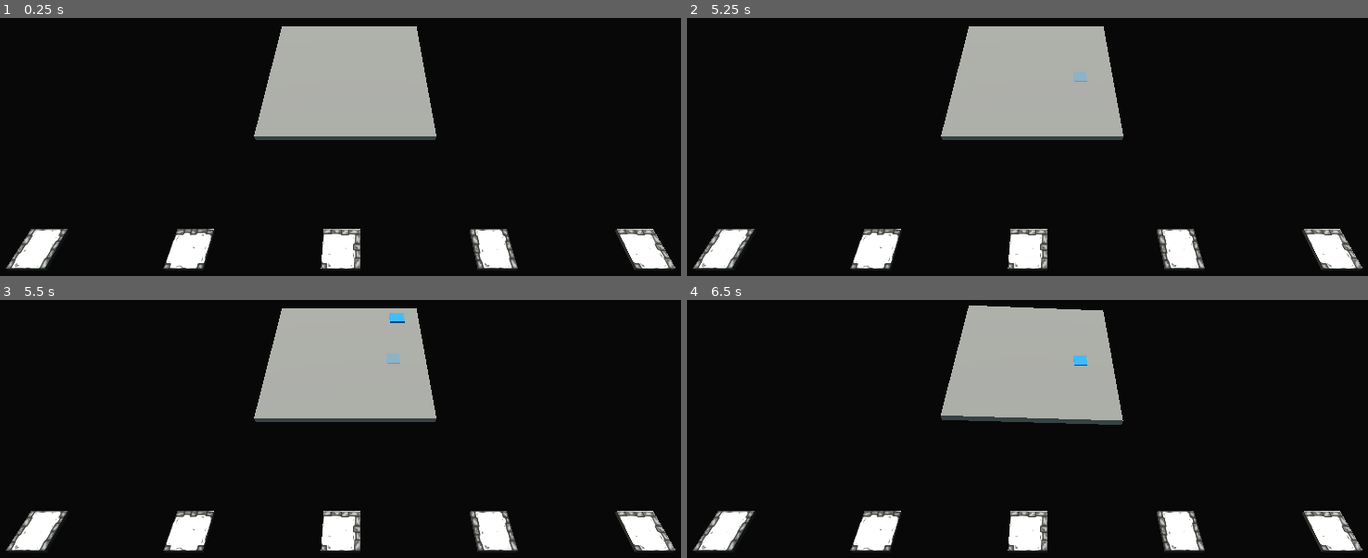
Above: before the commit, frames 1-4 (two rows, left to right).
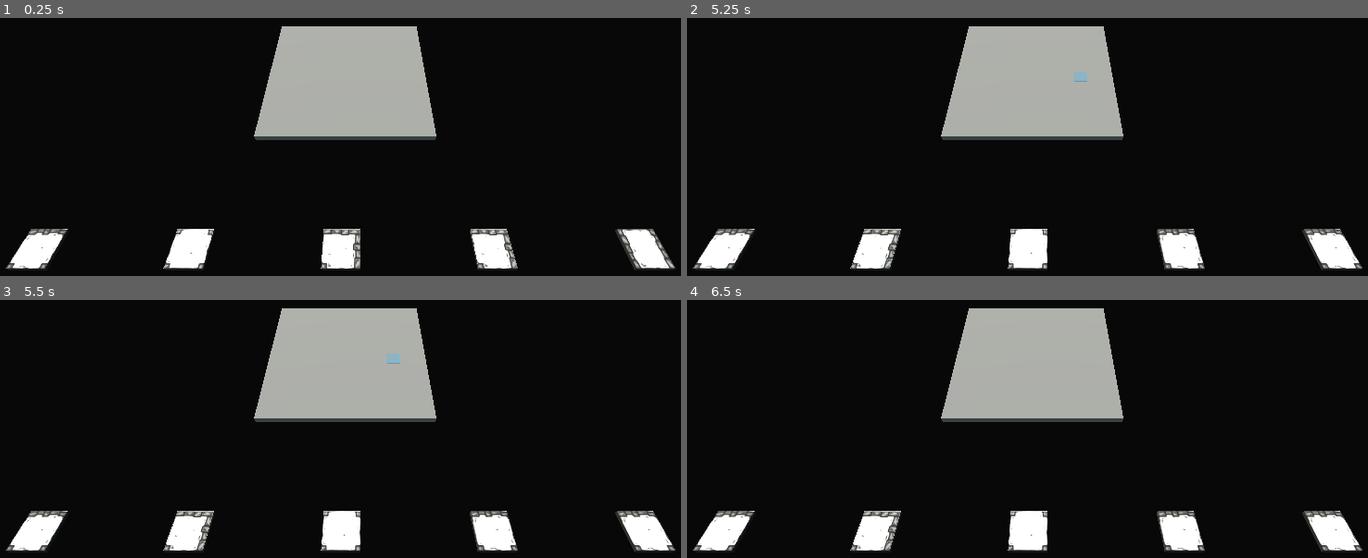
Above: after the commit, the same moments.

Repository: Cybierre-Koffee-Studio/GameOff2023
Game: Godot game, scene res://scenes/main.tscn
The game is run twice, just before and just after one commit, with the same random seed, the same clock (stepped at 60 frames per second) and the same inputs.
Inputs (mouse positions are in pixels of both pictures, inside the frame that each line leads up to):
- Up to frame 1 (0.25 s): no input
- Up to frame 2 (5.25 s): tap Enter at 0.5, 2, 3.5 s; move the mouse to (1211, 56) at 0.52 s; click (1211, 56) at 0.67 s; tap Space at 1.25, 2.75, 4.25 s; move the mouse to (898, 97) at 1.27 s; click (898, 97) at 1.42 s; move the mouse to (outside the picture) at 2.02 s; click (outside the picture) at 2.17 s; move the mouse to (1007, 162) at 2.77 s; click (1007, 162) at 2.92 s; move the mouse to (1272, 139) at 3.52 s; click (1272, 139) at 3.67 s; move the mouse to (outside the picture) at 4.27 s; click (outside the picture) at 4.42 s; move the mouse to (1081, 77) at 5.02 s; click (1081, 77) at 5.17 s
- Up to frame 3 (5.5 s): no input
- Up to frame 4 (6.5 s): move the mouse to (outside the picture) at 5.77 s; click (outside the picture) at 5.92 s

The runs differ from the first frame. In frame 1, 1.1% of the frame differs, in the area x 0-100%, y 81-98%; in frame 2, 1.4%; in frame 3, 1.5%; in frame 4, 2.0%, in the area x 0-100%, y 2-98%.
Error after the commit: Invalid assignment of property or key 'position' with value of type 'Vector3' on a base object of type 'Nil'. (res://scenes/plateau/plateau.gd:26)

Commit message:
Placement des tuiles depuis la main sur le plateau

Diff:
--- a/godot/project.godot
+++ b/godot/project.godot
@@ -15,6 +15,10 @@
 config/features=PackedStringArray("4.1", "GL Compatibility")
 config/icon="res://icon.svg"
 
+[autoload]
+
+GlobalVars="*res://scenes/global/global_vars.gd"
+
 [display]
 
 window/size/viewport_width=1280
--- /dev/null
+++ b/godot/scenes/global/global_vars.gd
@@ -0,0 +1,4 @@
+extends Node
+
+var selected_tile : Tile = null
+var hand_size = 5
--- a/godot/scenes/hand/hand.gd
+++ b/godot/scenes/hand/hand.gd
@@ -7,12 +7,14 @@
 const tile_template_straight = preload("res://scenes/tiles/tile_straight.tscn")
 
 const possible_tiles : Array[PackedScene] = [tile_template_center, tile_template_corner, tile_template_corridor, tile_template_straight]
+var current_hand : Array[Tile]  = []
 
-@onready var hand : Array[Node3D] = [$Tile1, $Tile2, $Tile3, $Tile4, $Tile5]
+@onready var tile_markers : Array[Node3D] = [$Tile1, $Tile2, $Tile3, $Tile4, $Tile5]
 
 # Called when the node enters the scene tree for the first time.
 func _ready():
-    deal_hand(5)
+    deal_hand(GlobalVars.hand_size)
+
     pass # Replace with function body.
 
 # Called every frame. 'delta' is the elapsed time since the previous frame.
@@ -20,12 +22,23 @@
     pass
 
 func deal_hand(nb_tiles):
-    for t in hand:
+    for t in range(nb_tiles):
         var tile = possible_tiles.pick_random().instantiate()
+        tile.connect("select_tile", on_select_tile)
         #var tile = tile_empty.instantiate()
-        tile.position = t.position
+        tile.position = tile_markers[t].position
+        current_hand.append(tile)
         add_child(tile)
     pass
 
-func select_tile():
+func on_select_tile(tile):
+    GlobalVars.selected_tile = tile
     pass
+
+func on_tile_placed(tile):
+    current_hand.erase(tile)
+    remove_child(tile)
+    for t in current_hand :
+        current_hand.erase(t)
+        t.queue_free()
+    deal_hand(GlobalVars.hand_size)
--- /dev/null
+++ b/godot/scenes/main.gd
@@ -0,0 +1,11 @@
+extends Node3D
+
+
+# Called when the node enters the scene tree for the first time.
+func _ready():
+    $Plateau.connect("tile_placed", $Hand.on_tile_placed)
+    pass # Replace with function body.
+
+# Called every frame. 'delta' is the elapsed time since the previous frame.
+func _process(delta):
+    pass
--- a/godot/scenes/main.tscn
+++ b/godot/scenes/main.tscn
@@ -1,5 +1,6 @@
-[gd_scene load_steps=4 format=3 uid="uid://4tdtu246g70a"]
+[gd_scene load_steps=5 format=3 uid="uid://4tdtu246g70a"]
 
+[ext_resource type="Script" path="res://scenes/main.gd" id="1_mync3"]
 [ext_resource type="PackedScene" uid="uid://dcwawxg5537wa" path="res://scenes/plateau/plateau.tscn" id="2_8jvwn"]
 [ext_resource type="PackedScene" uid="uid://0737woac8q3q" path="res://scenes/hand/hand.tscn" id="2_cdqrf"]
 
@@ -8,6 +9,7 @@
 background_color = Color(0.0313726, 0.0313726, 0.0313726, 1)
 
 [node name="Main" type="Node3D"]
+script = ExtResource("1_mync3")
 
 [node name="Camera3D" type="Camera3D" parent="."]
 transform = Transform3D(1, 0, 0, 0, 0.707107, 0.707107, 0, -0.707107, 0.707107, 1, 20, 20.097)
@@ -23,7 +25,7 @@
 transform = Transform3D(0.524519, -0.664061, 0.532825, 0.353553, 0.739199, 0.573223, -0.774519, -0.112285, 0.622505, 15.712, 11.9861, 5.79846)
 light_color = Color(0.72549, 0.858824, 0.886275, 1)
 
-[node name="Plateau2" parent="." instance=ExtResource("2_8jvwn")]
+[node name="Plateau" parent="." instance=ExtResource("2_8jvwn")]
 
-[node name="hand" parent="." instance=ExtResource("2_cdqrf")]
+[node name="Hand" parent="." instance=ExtResource("2_cdqrf")]
 transform = Transform3D(1, 0, 0, 0, 1, 0, 0, 0, 1, -16, 0, 16)
--- a/godot/scenes/plateau/plateau.gd
+++ b/godot/scenes/plateau/plateau.gd
@@ -1,4 +1,6 @@
 extends Node3D
+
+signal tile_placed
 
 var sceneEmplacementTuile = load("res://scenes/plateau/emplacement_tuile.tscn")
 var sceneTuile = load("res://scenes/plateau/tuile.tscn")
@@ -19,7 +21,8 @@
     pass
 
 func on_add_tile(src):
-    var tuile = sceneTuile.instantiate()
+    var tuile = GlobalVars.selected_tile
+    emit_signal("tile_placed", tuile)
     tuile.position = src.position
     tuile.position.y = 50
     add_child(tuile)
--- a/godot/scenes/tiles/tile_center.tscn
+++ b/godot/scenes/tiles/tile_center.tscn
@@ -1,5 +1,20 @@
-[gd_scene load_steps=2 format=3 uid="uid://dab0prlwfuxlb"]
+[gd_scene load_steps=4 format=3 uid="uid://dab0prlwfuxlb"]
 
-[ext_resource type="PackedScene" uid="uid://hx7w45hicq7f" path="res://models/tiles/center/tile_center.glb" id="1_bitt6"]
+[ext_resource type="PackedScene" uid="uid://hx7w45hicq7f" path="res://models/tiles/center/tile_center.glb" id="1_rb3ex"]
+[ext_resource type="Script" path="res://scenes/tiles/tiles.gd" id="2_k7g07"]
 
-[node name="tile_center" instance=ExtResource("1_bitt6")]
+[sub_resource type="BoxShape3D" id="BoxShape3D_o0mh7"]
+size = Vector3(2, 0.2, 2)
+
+[node name="tile_center" instance=ExtResource("1_rb3ex")]
+script = ExtResource("2_k7g07")
+
+[node name="Area3D" type="Area3D" parent="." index="1"]
+
+[node name="CollisionShape3D" type="CollisionShape3D" parent="Area3D" index="0"]
+transform = Transform3D(1, 0, 0, 0, 1, 0, 0, 0, 1, 0, 0.1, 0)
+shape = SubResource("BoxShape3D_o0mh7")
+
+[connection signal="input_event" from="Area3D" to="." method="_on_area_3d_input_event"]
+[connection signal="mouse_entered" from="Area3D" to="." method="_on_area_3d_mouse_entered"]
+[connection signal="mouse_exited" from="Area3D" to="." method="_on_area_3d_mouse_exited"]
--- a/godot/scenes/tiles/tile_corner.tscn
+++ b/godot/scenes/tiles/tile_corner.tscn
@@ -1,5 +1,20 @@
-[gd_scene load_steps=2 format=3 uid="uid://kfa4865hkf1p"]
+[gd_scene load_steps=4 format=3 uid="uid://kfa4865hkf1p"]
 
-[ext_resource type="PackedScene" uid="uid://8pomoi4omin2" path="res://models/tiles/corner/tile_corner.glb" id="1_g4ksh"]
+[ext_resource type="PackedScene" uid="uid://8pomoi4omin2" path="res://models/tiles/corner/tile_corner.glb" id="1_lvpyk"]
+[ext_resource type="Script" path="res://scenes/tiles/tiles.gd" id="2_x8n0p"]
 
-[node name="tile_corner" instance=ExtResource("1_g4ksh")]
+[sub_resource type="BoxShape3D" id="BoxShape3D_2pf84"]
+size = Vector3(2, 0.2, 2)
+
+[node name="tile_corner" instance=ExtResource("1_lvpyk")]
+script = ExtResource("2_x8n0p")
+
+[node name="Area3D" type="Area3D" parent="." index="1"]
+
+[node name="CollisionShape3D" type="CollisionShape3D" parent="Area3D" index="0"]
+transform = Transform3D(1, 0, 0, 0, 1, 0, 0, 0, 1, 0, 0.1, 0)
+shape = SubResource("BoxShape3D_2pf84")
+
+[connection signal="input_event" from="Area3D" to="." method="_on_area_3d_input_event"]
+[connection signal="mouse_entered" from="Area3D" to="." method="_on_area_3d_mouse_entered"]
+[connection signal="mouse_exited" from="Area3D" to="." method="_on_area_3d_mouse_exited"]
--- a/godot/scenes/tiles/tile_corridor.tscn
+++ b/godot/scenes/tiles/tile_corridor.tscn
@@ -1,5 +1,20 @@
-[gd_scene load_steps=2 format=3 uid="uid://2o4pwxsbx465"]
+[gd_scene load_steps=4 format=3 uid="uid://2o4pwxsbx465"]
 
-[ext_resource type="PackedScene" uid="uid://d2kdgyckekyyk" path="res://models/tiles/corridor/tile_corridor.glb" id="1_ghjck"]
+[ext_resource type="PackedScene" uid="uid://d2kdgyckekyyk" path="res://models/tiles/corridor/tile_corridor.glb" id="1_d8i5x"]
+[ext_resource type="Script" path="res://scenes/tiles/tiles.gd" id="2_0oqbf"]
 
-[node name="tile_corridor" instance=ExtResource("1_ghjck")]
+[sub_resource type="BoxShape3D" id="BoxShape3D_2uqme"]
+size = Vector3(2, 0.2, 2)
+
+[node name="tile_corridor" instance=ExtResource("1_d8i5x")]
+script = ExtResource("2_0oqbf")
+
+[node name="Area3D" type="Area3D" parent="." index="1"]
+
+[node name="CollisionShape3D" type="CollisionShape3D" parent="Area3D" index="0"]
+transform = Transform3D(1, 0, 0, 0, 1, 0, 0, 0, 1, 0, 0.1, 0)
+shape = SubResource("BoxShape3D_2uqme")
+
+[connection signal="input_event" from="Area3D" to="." method="_on_area_3d_input_event"]
+[connection signal="mouse_entered" from="Area3D" to="." method="_on_area_3d_mouse_entered"]
+[connection signal="mouse_exited" from="Area3D" to="." method="_on_area_3d_mouse_exited"]
--- a/godot/scenes/tiles/tile_straight.tscn
+++ b/godot/scenes/tiles/tile_straight.tscn
@@ -1,5 +1,20 @@
-[gd_scene load_steps=2 format=3 uid="uid://c2alldfmmilok"]
+[gd_scene load_steps=4 format=3 uid="uid://c2alldfmmilok"]
 
-[ext_resource type="PackedScene" uid="uid://707jn05r3xdx" path="res://models/tiles/straight/tile_straight.glb" id="1_33hxc"]
+[ext_resource type="PackedScene" uid="uid://707jn05r3xdx" path="res://models/tiles/straight/tile_straight.glb" id="1_qe748"]
+[ext_resource type="Script" path="res://scenes/tiles/tiles.gd" id="2_uxpc5"]
 
-[node name="tile_straight" instance=ExtResource("1_33hxc")]
+[sub_resource type="BoxShape3D" id="BoxShape3D_u8s57"]
+size = Vector3(2, 0.2, 2)
+
+[node name="tile_straight" instance=ExtResource("1_qe748")]
+script = ExtResource("2_uxpc5")
+
+[node name="Area3D" type="Area3D" parent="." index="1"]
+
+[node name="CollisionShape3D" type="CollisionShape3D" parent="Area3D" index="0"]
+transform = Transform3D(1, 0, 0, 0, 1, 0, 0, 0, 1, 0, 0.1, 0)
+shape = SubResource("BoxShape3D_u8s57")
+
+[connection signal="input_event" from="Area3D" to="." method="_on_area_3d_input_event"]
+[connection signal="mouse_entered" from="Area3D" to="." method="_on_area_3d_mouse_entered"]
+[connection signal="mouse_exited" from="Area3D" to="." method="_on_area_3d_mouse_exited"]
--- /dev/null
+++ b/godot/scenes/tiles/tiles.gd
@@ -0,0 +1,29 @@
+extends Node
+class_name Tile
+
+signal select_tile
+
+@onready var sfo:StandardMaterial3D
+var COLOR_BASE = Color("0062c0")
+var COLOR_BLUR = Color(COLOR_BASE, 0)
+var COLOR_FOCUS = Color(COLOR_BASE, 0.3)
+
+# Called when the node enters the scene tree for the first time.
+func _ready():
+    pass # Replace with function body.
+
+
+# Called every frame. 'delta' is the elapsed time since the previous frame.
+func _process(delta):
+    pass
+
+func _on_area_3d_mouse_entered():
+    pass
+
+func _on_area_3d_mouse_exited():
+    pass
+
+func _on_area_3d_input_event(camera, event, position, normal, shape_idx):
+    if event is InputEventMouseButton:
+        if event.button_index == MOUSE_BUTTON_LEFT and event.pressed == true:
+            select_tile.emit(self)
